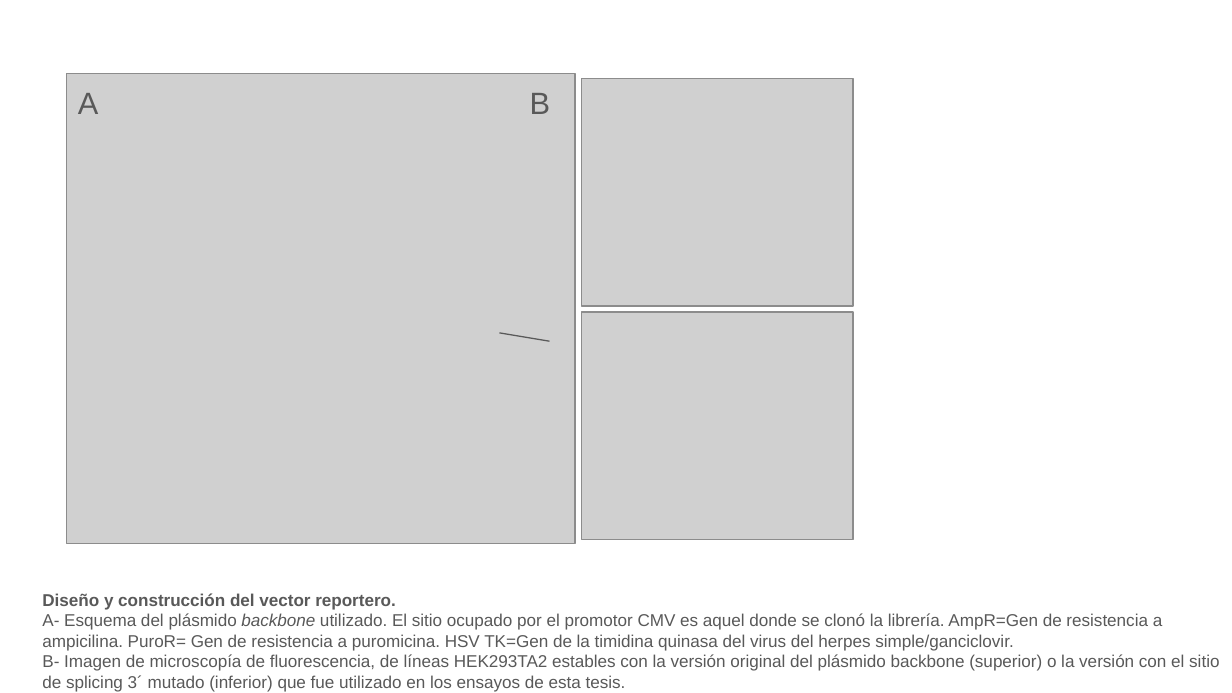
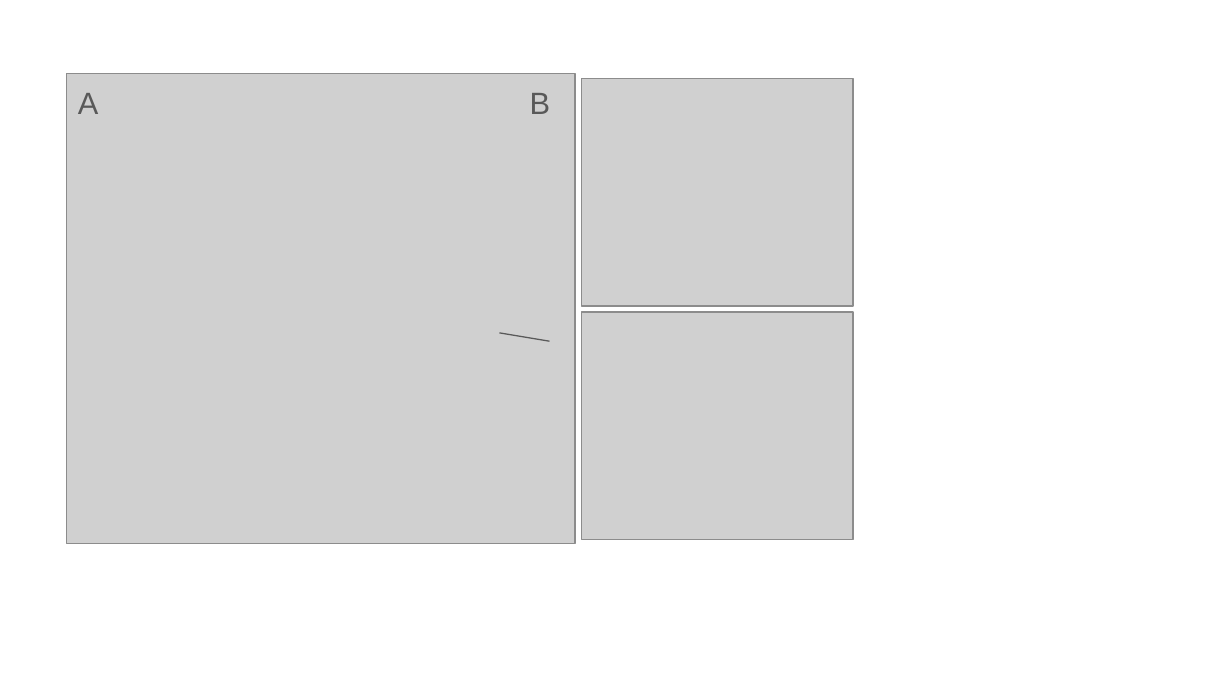
Before and after one commit to martin-iungman/TesisDoc, a slide deck: slide 2 of docs/Fig MyM.pptx. Drawn at 1232x693 pixels with LibreOffice and Linux fonts; fonts in the diff are those of the drawing; grey boxes stand for pictures. Boxes give left, top, right and bottom in pixels: in the first picture for what was removed or moved away, otherwise in the second. Text is boxed around its words. In the diff, an @@ line names an element or a change of style, - is before the commit and + after.

```diff
--- a/docs/Fig MyM.pptx
+++ b/docs/Fig MyM.pptx
@@ text removed at box(42, 593, 1219, 692) @@
-Diseño y construcción del vector reportero.
-A- Esquema del plásmido backbone utilizado. El sitio ocupado por el promotor CMV es aquel donde se clonó la librería. AmpR=Gen de resistencia a ampicilina. PuroR= Gen de resistencia a puromicina. HSV TK=Gen de la timidina quinasa del virus del herpes simple/ganciclovir.
-B- Imagen de microscopía de fluorescencia, de líneas HEK293TA2 estables con la versión original del plásmido backbone (superior) o la versión con el sitio de splicing 3´ mutado (inferior) que fue utilizado en los ensayos de esta tesis.
```
Also in this commit, not shown: 3 other slides changed, 2 slides added, 2 slides removed, 3 other files.
